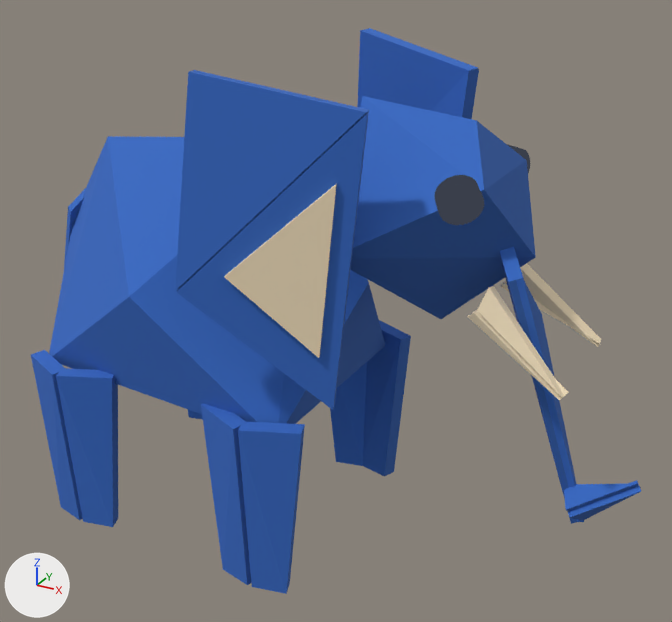
What one commit did to the glTF model models/foldlings/foldling_elephant_multiply_divide.glb.
Before and after are seen from a camera (50 mm lens) standing at (0.0549, -0.0835, 0.0705) and looking at (0.0082, 0.0014, 0.0281). The axes (+X, +Y, +Z) are drawn at lower left. The lights are the same throughout. The first picture is the older version. Where no turn or scale is listed for an object, it has been applied to the vertices. Vertices at exactly the same position are counted once.

Objects in the first picture: 'body', 'ear_l', 'ear_r', 'head', 'leg_bl', 'leg_fl', 'leg_fr', 'trunk' and 1 more.
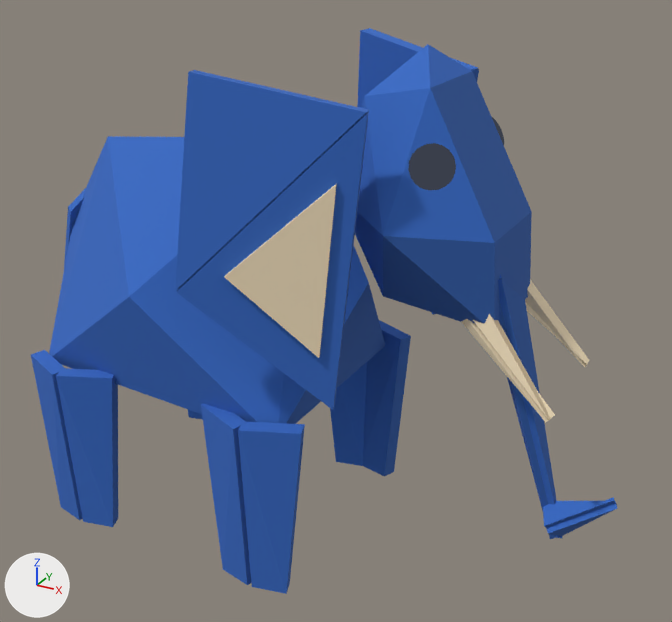
Changed parts and their boxes (x1, y1, x2, y2) in the pictures (672 x 622 px; the box of a moved part takes in the faces that stretch with it):
'head', reshaped (6% narrower, 24% taller): before (351, 96, 601, 400); after (355, 44, 589, 422)
'trunk', reshaped, moved: before (500, 247, 641, 524); after (498, 274, 617, 539)
part 1 of me_head, moved or reshaped (mostly hidden): before (507, 144, 530, 173); after (492, 117, 504, 145)
part 2 of me_head, rebuilt (25% taller): before (351, 96, 536, 319); after (355, 44, 532, 324)
part 3 of me_head, rebuilt: before (467, 310, 569, 400); after (461, 319, 555, 422)
part 4 of me_head, rebuilt: before (477, 286, 566, 397); after (473, 314, 551, 420)
part 5 of me_head, rebuilt: before (500, 281, 600, 344); after (525, 302, 588, 365)
part 6 of me_head, rebuilt: before (520, 263, 601, 347); after (525, 280, 589, 367)
part 7 of me_head, added (blue): after (408, 143, 456, 190)
part 8 of me_head, deleted (blue): before (434, 175, 484, 225)
part 9 of me_trunk, rebuilt: before (500, 247, 577, 524); after (499, 274, 556, 539)
part 10 of me_trunk, rebuilt (32% shorter): before (568, 480, 641, 520); after (543, 501, 617, 528)
part 11 of me_trunk, rebuilt (8% narrower, 33% taller): before (564, 483, 641, 512); after (546, 497, 617, 536)
part 12 of me_trunk, rebuilt (6% taller): before (516, 279, 584, 522); after (498, 280, 562, 538)

Diff of the bpy script that builds the scene:
```diff
--- a/models/foldlings/foldling_elephant_multiply_divide.glb.py
+++ b/models/foldlings/foldling_elephant_multiply_divide.glb.py
@@ me_head @@
 # used by ob_head; parent = ob_body; location = (0.018, 0.0, 0.008); rotation_euler = (0.0, -0.067, 0.0), in degrees (0, -3.8, 0)
-me_head.from_pydata(...)  # 104 vertices, 180 faces; spans x -0.001..0.0223, y -0.012..0.012, z -0.0112..0.015
+me_head.from_pydata(...)  # 111 vertices, 194 faces; spans x -0.001..0.0211, y -0.011..0.011, z -0.0138..0.02
+# me_head part 1: the loose piece of 36 vertices spanning x 0.0096..0.0142, y 0.0046..0.0088, z 0.0048..0.0094 is multiplied about its middle by the matrix ((0.933, -0.083, -0.351), (-0.109, 0.862, -0.494), (0.344, 0.499, 0.795)), then moved by (-0.0027, 0.0, 0.0029)
+# me_head part 2: the loose piece of 8 vertices spanning x -0.001..0.017, y -0.012..0.012, z -0.008..0.015 is rebuilt with 15 vertices and now spans x -0.001..0.0148, y -0.011..0.011, z -0.0061..0.02
+# me_head part 3: the loose piece of 6 vertices spanning x 0.0117..0.0223, y -0.0071..-0.0034, z -0.0112..-0.0041 is rebuilt with 6 vertices and now spans x 0.0095..0.0211, y -0.0071..-0.0038, z -0.0138..-0.0027
+# me_head part 4: the loose piece of 6 vertices spanning x 0.013..0.022, y -0.0072..-0.0033, z -0.0112..-0.0018 is rebuilt with 6 vertices and now spans x 0.0107..0.0209, y -0.0072..-0.0037, z -0.0138..-0.0004
+# me_head part 5: the loose piece of 6 vertices spanning x 0.0117..0.0223, y 0.0034..0.0071, z -0.0112..-0.0041 is rebuilt with 6 vertices and now spans x 0.0095..0.0211, y 0.0038..0.0071, z -0.0138..-0.0027
+# me_head part 6: the loose piece of 6 vertices spanning x 0.013..0.022, y 0.0033..0.0072, z -0.0112..-0.0018 is rebuilt with 6 vertices and now spans x 0.0107..0.0209, y 0.0037..0.0072, z -0.0138..-0.0004
+# me_head part 7: a new loose piece of 36 vertices spanning x 0.0069..0.0115, y -0.0089..-0.0047, z 0.0077..0.0122, in mat_ink
+# me_head part 8: the loose piece of 36 vertices spanning x 0.0096..0.0142, y -0.0088..-0.0046, z 0.0048..0.0094 is deleted
 me_head.materials.append(mat_cobalt)
@@ me_trunk @@
 # used by ob_trunk; location = (0.0301, 0.0, 0.0381)
-me_trunk.from_pydata(...)  # 24 vertices, 32 faces; spans x -0.0039..0.0139, y -0.0043..0.0004, z -0.0276..0.005
+me_trunk.from_pydata(...)  # 24 vertices, 32 faces; spans x -0.0039..0.0141, y -0.0048..0.0004, z -0.0296..0.004
+# me_trunk part 9: the loose piece of 6 vertices spanning x -0.0039..0.0086, y -0.0043..0.0003, z -0.0276..0.005 is rebuilt with 6 vertices and now spans x -0.0039..0.0087, y -0.0048..0.0004, z -0.0296..0.004
+# me_trunk part 10: the loose piece of 6 vertices spanning x 0.007..0.0139, y -0.0026..0.0004, z -0.0267..-0.0207 is rebuilt with 6 vertices and now spans x 0.0063..0.0139, y -0.0026..0.0004, z -0.0274..-0.0226
+# me_trunk part 11: the loose piece of 6 vertices spanning x 0.0062..0.0137, y -0.0026..0.0004, z -0.0254..-0.0206 is rebuilt with 6 vertices and now spans x 0.0071..0.0141, y -0.0026..0.0004, z -0.0287..-0.0227
+# me_trunk part 12: the loose piece of 6 vertices spanning x -0.0003..0.0087, y -0.0041..0.0001, z -0.0276..0.0002 is rebuilt with 6 vertices and now spans x -0.0001..0.0088, y -0.0044..0.0, z -0.0296..0.0007
 me_trunk.materials.append(mat_cobalt)
@@ ob_trunk @@
 ob_trunk = bpy.data.objects.new('trunk', me_trunk)
-ob_trunk.location = (0.0301, 0.0, 0.0381)
+ob_trunk.location = (0.0279, 0.0, 0.0373)
```
